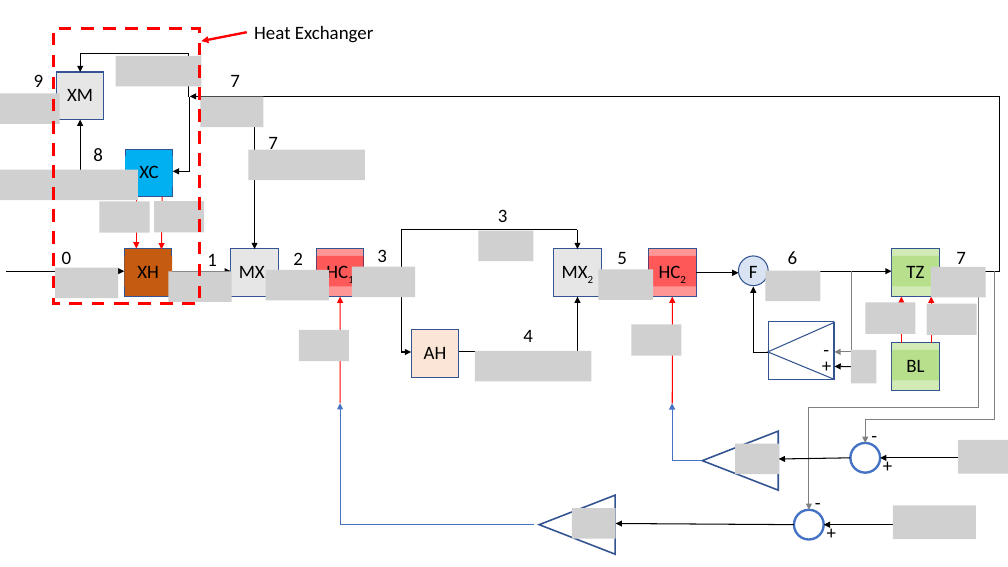
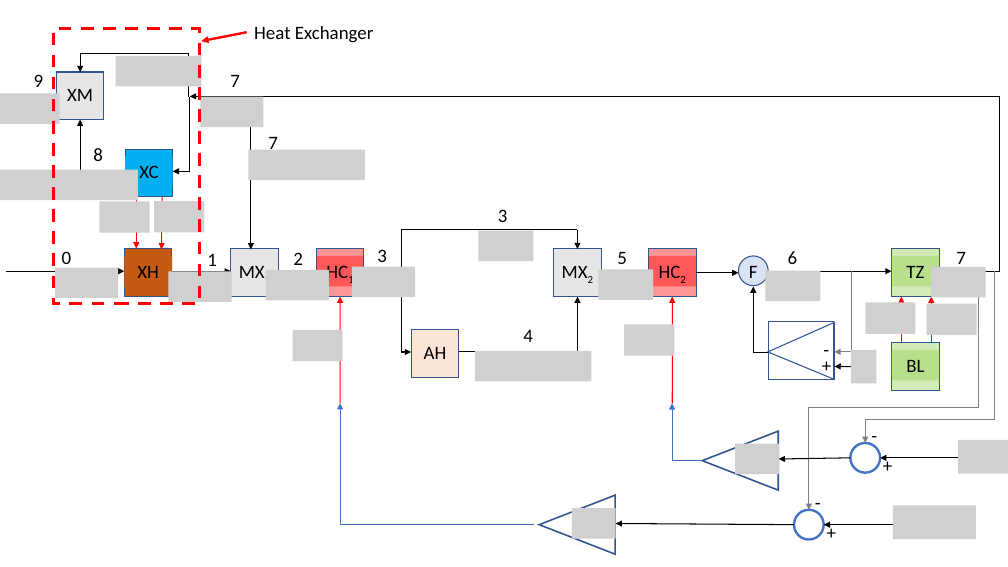
Before and after one commit to regevell/EVA_DSH, a slide deck: slide 1 of Model.pptx. Drawn at 1008x567 pixels with LibreOffice and Linux fonts; fonts in the diff are those of the drawing; grey boxes stand for pictures. Boxes give left, top, right and bottom in pixels: in the first picture for what was removed or moved away, otherwise in the second. Text is boxed around its words. In the diff, an @@ line names an element or a change of style, - is before the commit and + after.

```diff
--- a/Model.pptx
+++ b/Model.pptx
@@ 2 pictures, 1 arrow: place and size @@
-2 pictures, 1 arrow at (255, 97, 681, 361)
+2 pictures, 1 arrow at (251, 98, 675, 361)
```
Also in this commit, not shown: 3 other slides changed, 1 slide added, 1 slide removed, 7 other files.
